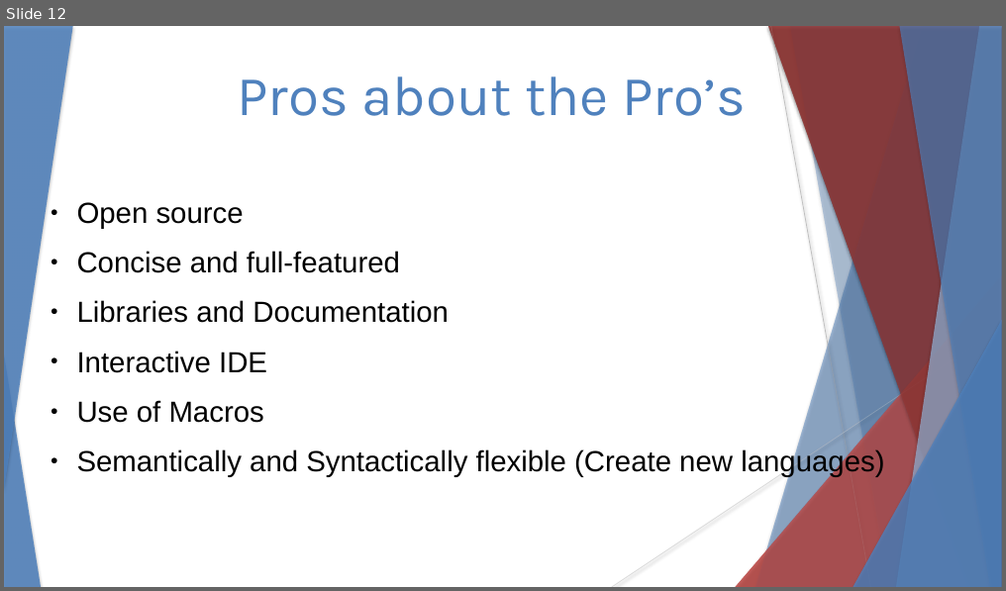
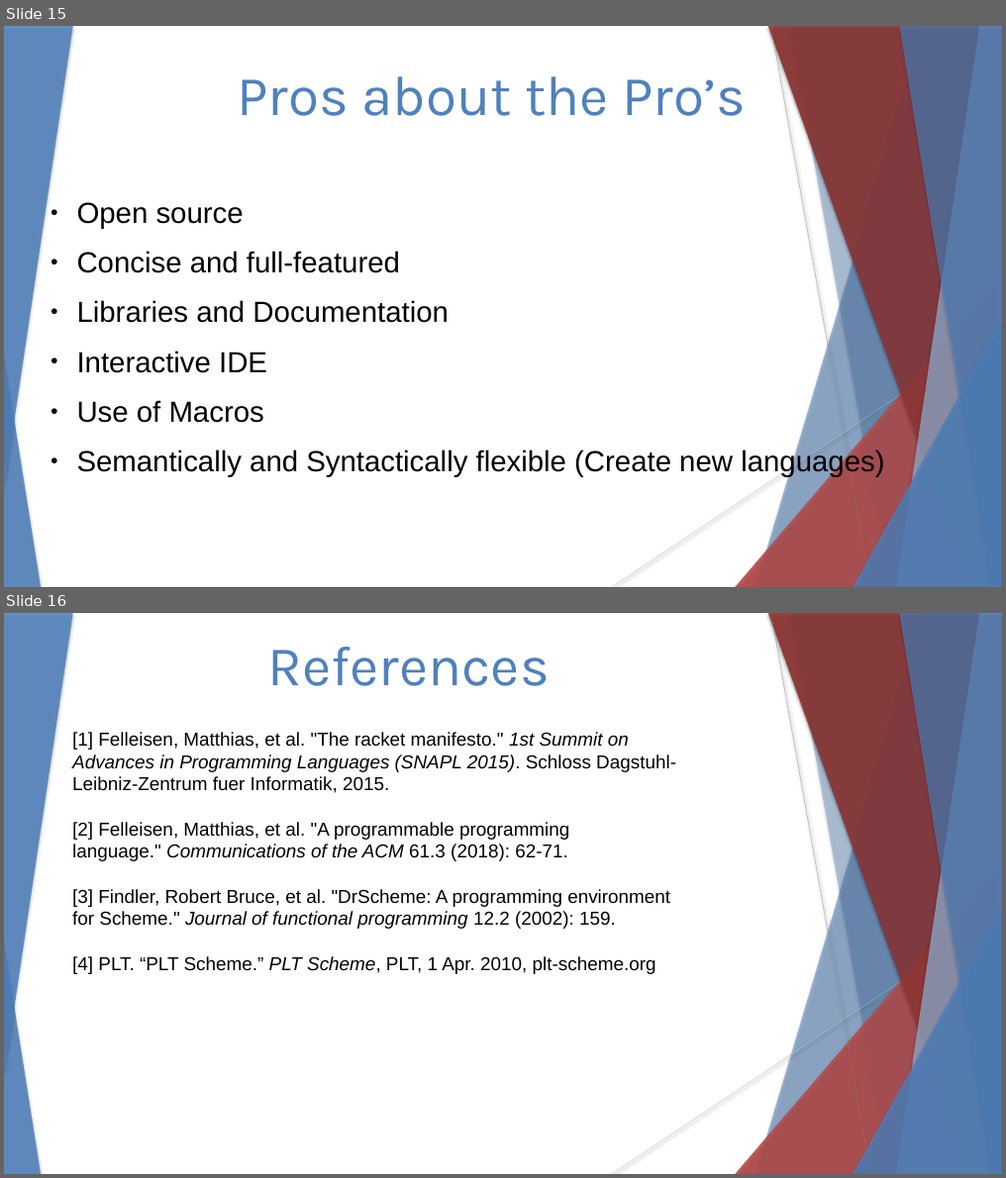
Before and after one commit to stevester94/CSC201_Project, a slide deck: CSC201Sec3Proj3Team4.pptx. Shown one above the other, each under a label of ours: slide 12 before the commit, slides 15 and 16 after it. The pictures are 1006x591 and 1006x1178 pixels, drawn with LibreOffice and Linux fonts; fonts in the diff are those of the drawing. Boxes give left, top, right and bottom in pixels: in the first picture for what was removed or moved away, otherwise in the second. Text is boxed around its words. In the diff, an @@ line names an element or a change of style, - is before the commit and + after.

Commit message:
First pass at history of racket

```diff
--- a/CSC201Sec3Proj3Team4.pptx
+++ b/CSC201Sec3Proj3Team4.pptx
@@ slide 16 added at box(4, 613, 1002, 1174), background #FFFFFF; not listed: 18 template elements that a slide beside it also shows @@
@@ text added at box(268, 647, 549, 686), 54 pt, text #4F81BD @@
+References
@@ text added at box(72, 732, 676, 974), 18 pt, text #000000 @@
+[1] Felleisen, Matthias, et al. "The racket manifesto." 1st Summit on Advances in Programming Languages (SNAPL 2015). Schloss Dagstuhl-Leibniz-Zentrum fuer Informatik, 2015.
+[2] Felleisen, Matthias, et al. "A programmable programming language." Communications of the ACM 61.3 (2018): 62-71.
+[3] Findler, Robert Bruce, et al. "DrScheme: A programming environment for Scheme." Journal of functional programming 12.2 (2002): 159.
+[4] PLT. “PLT Scheme.” PLT Scheme, PLT, 1 Apr. 2010, plt-scheme.org
@@ what was slide 12 is now slide 15 @@
```
Also in this commit, not shown: 3 other slides added.
